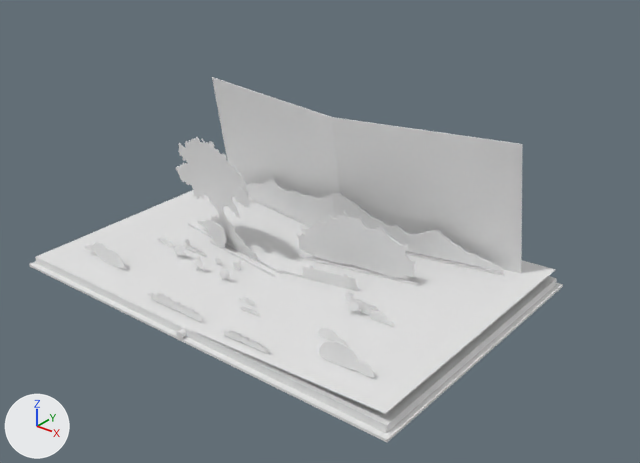
The glTF model live/chang-e-s09/exit.glb as it was, and as the next commit left it.
Camera for both pictures: a 50 mm camera at (2.37, -2.74, 1.94) aimed at (0.17, 0.01, 0.23). Every picture has the same lights, and +X, +Y and +Z are marked at lower left. The picture after the commit comes second. Materials are left out; every surface is plain grey. Where no turn or scale is listed for an object, it has been applied to the vertices. Vertices at exactly the same position are counted once.

In view in the first picture: 'block-1', 'block1', 'cover1', 'leaf-page', 'moon-hills-1', 'moon-hills1', 'moon-osmanthus-1', 'page-next', 'palace1', 'rleaf-page', 'sky-stars-1_1', 'sky-stars1_1' and 24 more.
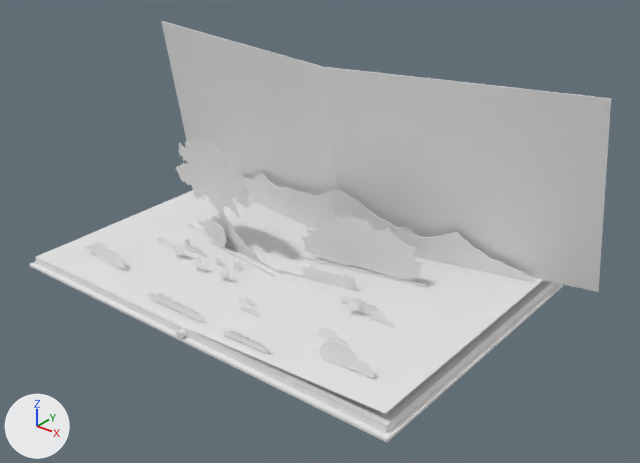
What differs and where, as boxes [x1, y1, x2, y2] in the pictures (640 x 463 px):
'sky-stars1_1', reshaped, moved (50% wider, 44% taller): before [331, 117, 523, 273]; after [323, 67, 611, 292]
'sky-stars-1_1', reshaped, moved (37% wider, 43% taller): before [212, 77, 340, 199]; after [161, 21, 337, 196]

What the commit changed:
me_sky_stars1 is used by ob_sky_stars1_1; location (0.0, 0.42, 0.002).
me_sky_stars1 had 10 vertices, 16 faces and spanned x -0.014..0.89, y -0.097..0.129, z 0.0..0.674.
me_sky_stars1 now has 10 vertices, 16 faces and spans x -0.02..1.237, y -0.135..0.178, z 0.0..0.936.
Part 1, on me_sky_stars1:
Vertex 0 of me_sky_stars1 moves from (-0.007, -0.049, 0.318) at pixel (338, 179) to (-0.009, -0.068, 0.441) at pixel (333, 156).
Vertex 1 of me_sky_stars1 moves from (0.877, 0.028, 0.674) at pixel (522, 144) to (1.218, 0.039, 0.936) at pixel (611, 98).
Vertex 2 of me_sky_stars1 moves from (-0.014, -0.097, 0.635) at pixel (331, 117) to (-0.019, -0.135, 0.882) at pixel (322, 67).
Vertex 4 of me_sky_stars1 moves from (0.89, 0.125, 0.038) at pixel (521, 273) to (1.237, 0.174, 0.053) at pixel (598, 291).
Vertex 5 of me_sky_stars1 moves from (-0.007, -0.045, 0.318) at pixel (338, 178) to (-0.01, -0.064, 0.442) at pixel (333, 156).
Vertex 6 of me_sky_stars1 moves from (-0.014, -0.093, 0.636) at pixel (331, 117) to (-0.02, -0.131, 0.883) at pixel (323, 66).
Vertex 7 of me_sky_stars1 moves from (0.876, 0.032, 0.674) at pixel (522, 144) to (1.217, 0.043, 0.936) at pixel (611, 98).
Vertex 9 of me_sky_stars1 moves from (0.89, 0.129, 0.039) at pixel (521, 272) to (1.236, 0.178, 0.054) at pixel (598, 291).
me_sky_stars_1 is used by ob_sky_stars_1_1; location (0.0, 0.42, 0.002).
me_sky_stars_1 had 10 vertices, 16 faces and spanned x -0.905..0.001, y -0.097..0.129, z 0.0..0.636.
me_sky_stars_1 now has 10 vertices, 16 faces and spans x -1.257..0.001, y -0.135..0.178, z 0.0..0.883.
Part 2, on me_sky_stars_1:
Vertex 0 of me_sky_stars_1 moves from (-0.891, 0.125, 0.0) to (-1.238, 0.174, 0.0).
Vertex 2 of me_sky_stars_1 moves from (-0.007, -0.049, 0.318) at pixel (338, 179) to (-0.009, -0.068, 0.441) at pixel (333, 156).
Vertex 3 of me_sky_stars_1 moves from (-0.014, -0.097, 0.635) at pixel (331, 117) to (-0.019, -0.135, 0.882) at pixel (322, 67).
Vertex 4 of me_sky_stars_1 moves from (-0.905, 0.028, 0.635) at pixel (211, 77) to (-1.257, 0.039, 0.882) at pixel (161, 21).
Vertex 5 of me_sky_stars_1 moves from (-0.891, 0.129, 0.001) to (-1.237, 0.178, 0.001).
Vertex 6 of me_sky_stars_1 moves from (-0.006, -0.045, 0.318) at pixel (339, 178) to (-0.009, -0.064, 0.442) at pixel (333, 156).
Vertex 8 of me_sky_stars_1 moves from (-0.013, -0.093, 0.636) at pixel (332, 117) to (-0.018, -0.131, 0.883) at pixel (323, 66).
Vertex 9 of me_sky_stars_1 moves from (-0.904, 0.032, 0.636) at pixel (212, 77) to (-1.256, 0.043, 0.883) at pixel (161, 20).
Object 'sky-stars1_1' (ob_sky_stars1_1) moves from (0.0, 0.42, 0.002) to (0.0, 0.4, 0.002).
Object 'sky-stars-1_1' (ob_sky_stars_1_1) moves from (0.0, 0.42, 0.002) to (0.0, 0.4, 0.002).
